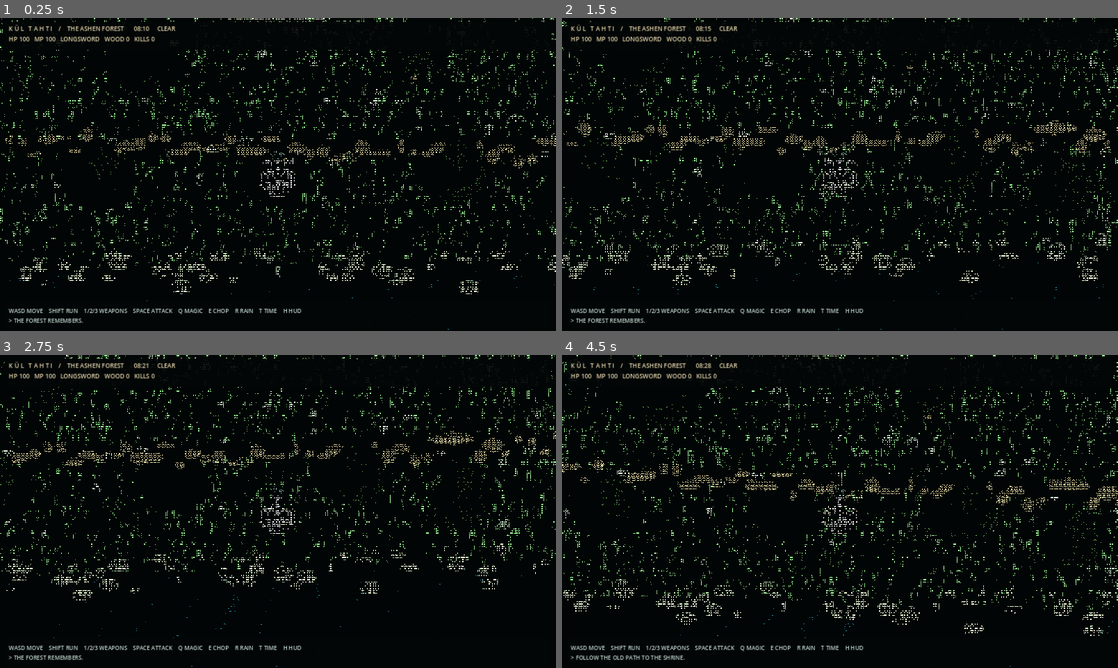
Above: before the commit, frames 1-4 (two rows, left to right).
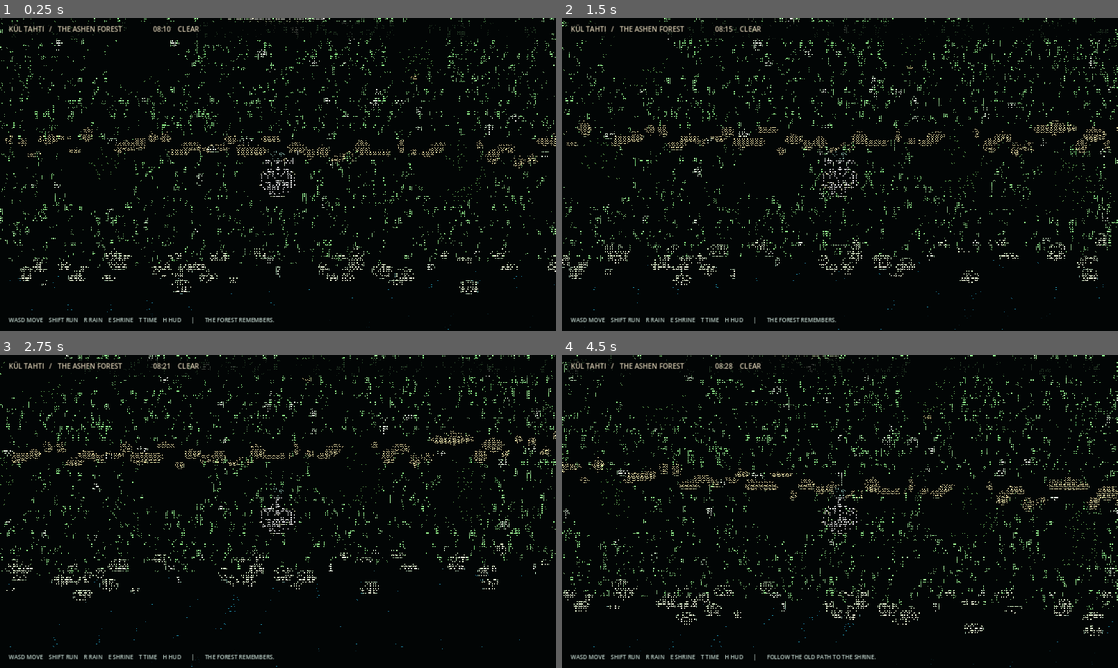
Above: after the commit, the same moments.

Repository: furkhans4o4-create/KUL-TAHTI
Game: Godot game, scene res://scenes/main.tscn
Same seed, same stepped clock (60 frames per second), same inputs: the game is played once before the commit and once after it.
Inputs:
- Up to frame 1 (0.25 s): no input
- Up to frame 2 (1.5 s): tap Enter at 0.5 s; hold D 0.53-1.28 s; hold Shift 0.53-1.28 s; tap Space at 0.77 s; hold S from 1.28 s (still down); tap 1 at 1.35 s
- Up to frame 3 (2.75 s): tap Space at 1.52 s; release S at 2.03 s; hold D from 2.03 s (still down); tap 2 at 2.1 s
- Up to frame 4 (4.5 s): release D at 2.78 s; hold W 2.78-3.53 s; tap 3 at 2.85 s; tap Space at 3.02, 3.77 s; hold A from 3.53 s (still down); tap Q at 3.6 s; tap E at 4.35 s

The runs differ from the first frame. In frame 1, 1.8% of the frame differs, in the area x 1-99%, y 1-98%; in frame 2, 1.8%; in frame 3, 1.8%; in frame 4, 1.9%, in the area x 0-97%, y 1-98%.

Commit message:
Replace combat HUD with unobtrusive atmospheric demo instructions

Diff:
--- a/scripts/main.gd
+++ b/scripts/main.gd
@@ -35,16 +35,16 @@
     screen.material = effect
     add_child(screen)
     header_background = ColorRect.new()
-    header_background.color = Color(0.012, 0.025, 0.024, 0.91)
+    header_background.color = Color(0.010, 0.020, 0.021, 0.78)
     header_background.mouse_filter = Control.MOUSE_FILTER_IGNORE
     add_child(header_background)
     footer_background = ColorRect.new()
-    footer_background.color = Color(0.012, 0.025, 0.024, 0.91)
+    footer_background.color = Color(0.010, 0.020, 0.021, 0.80)
     footer_background.mouse_filter = Control.MOUSE_FILTER_IGNORE
     add_child(footer_background)
     top_label = Label.new()
-    top_label.add_theme_font_size_override("font_size", 14)
-    top_label.add_theme_color_override("font_color", Color("e5d5ac"))
+    top_label.add_theme_font_size_override("font_size", 16)
+    top_label.add_theme_color_override("font_color", Color("d4c8ad"))
     top_label.position = Vector2(20, 14)
     top_label.mouse_filter = Control.MOUSE_FILTER_IGNORE
     add_child(top_label)
@@ -61,13 +61,13 @@
     viewport.size = Vector2i(maxi(640, int(s.x)), maxi(360, int(s.y)))
     effect.set_shader_parameter("glyph_grid", Vector2(maxf(220.0,s.x/3.8),maxf(115.0,s.y/5.1)))
     if bottom_label != null:
-        bottom_label.position = Vector2(20,s.y-56.0)
+        bottom_label.position = Vector2(20,s.y-35.0)
     if header_background != null:
         header_background.position = Vector2(12, 10)
-        header_background.size = Vector2(s.x-24.0, 64)
+        header_background.size = Vector2(s.x-24.0, 38)
     if footer_background != null:
-        footer_background.position = Vector2(12, s.y-68.0)
-        footer_background.size = Vector2(s.x-24.0, 64)
+        footer_background.position = Vector2(12, s.y-43.0)
+        footer_background.size = Vector2(s.x-24.0, 35)
 
 func _process(_dt: float) -> void:
     top_label.visible = ui_visible
@@ -76,8 +76,8 @@
     footer_background.visible = ui_visible
     var hours: int = int(forest.day_time * 24.0)
     var minutes: int = int(fposmod(forest.day_time * 24.0,1.0)*60.0)
-    top_label.text = "K Ü L   T A H T I    /    THE ASHEN FOREST      %02d:%02d     %s\nHP %d   MP %d   %s   WOOD %d   KILLS %d" % [hours, minutes, "RAIN" if forest.rain else "CLEAR", int(forest.hp),int(forest.mp),forest.weapon_names[forest.weapon],forest.wood,forest.kills]
-    bottom_label.text = "WASD MOVE    SHIFT RUN    1/2/3 WEAPONS    SPACE ATTACK    Q MAGIC    E CHOP    R RAIN    T TIME    H HUD\n> " + forest.status
+    top_label.text = "KÜL TAHTI   /   THE ASHEN FOREST                 %02d:%02d    %s" % [hours, minutes, "RAIN" if forest.rain else "CLEAR"]
+    bottom_label.text = "WASD MOVE    SHIFT RUN    R RAIN    E SHRINE    T TIME    H HUD       |       " + forest.status
 
 func _unhandled_key_input(event: InputEvent) -> void:
     if event is InputEventKey and event.pressed and not event.echo:
